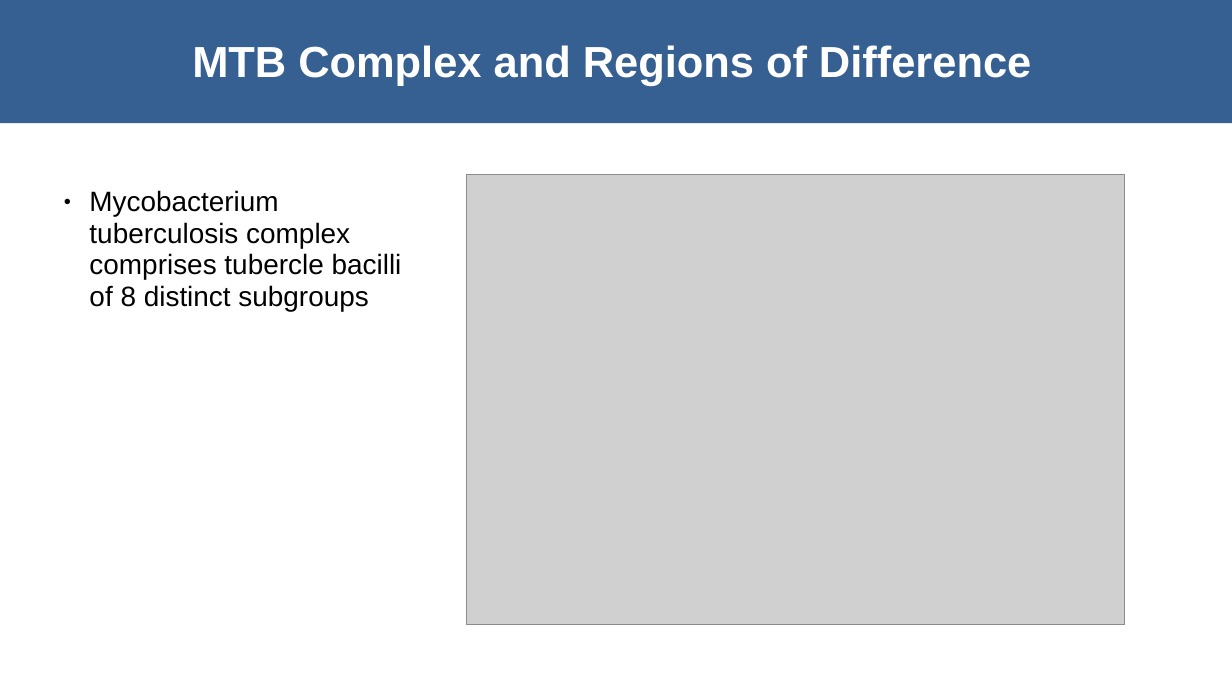
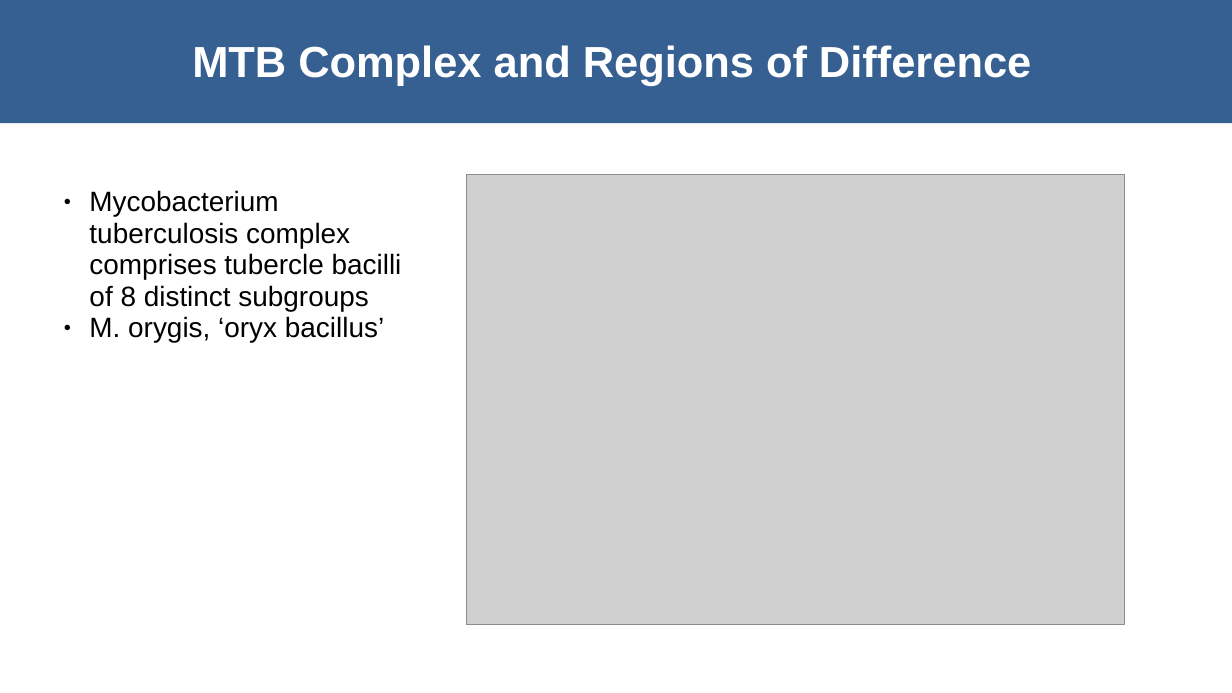
Before and after one commit to dmnfarrell/mtbdiff, a slide deck: slide 9 of orygis_project/talk_nov19.odp (slide 10 before the commit). Drawn at 1232x693 pixels with LibreOffice and Linux fonts; fonts in the diff are those of the drawing; grey boxes stand for pictures. Boxes give left, top, right and bottom in pixels: in the first picture for what was removed or moved away, otherwise in the second. Text is boxed around its words. In the diff, an @@ line names an element or a change of style, - is before the commit and + after.

```diff
--- a/orygis_project/talk_nov19.odp
+++ b/orygis_project/talk_nov19.odp
@@ text at box(89, 316, 384, 342): paragraph added @@
+● M. orygis, ‘oryx bacillus’
```
Also in this commit, not shown: 6 other slides changed, 2 slides added, 2 slides removed, 2 other files.
